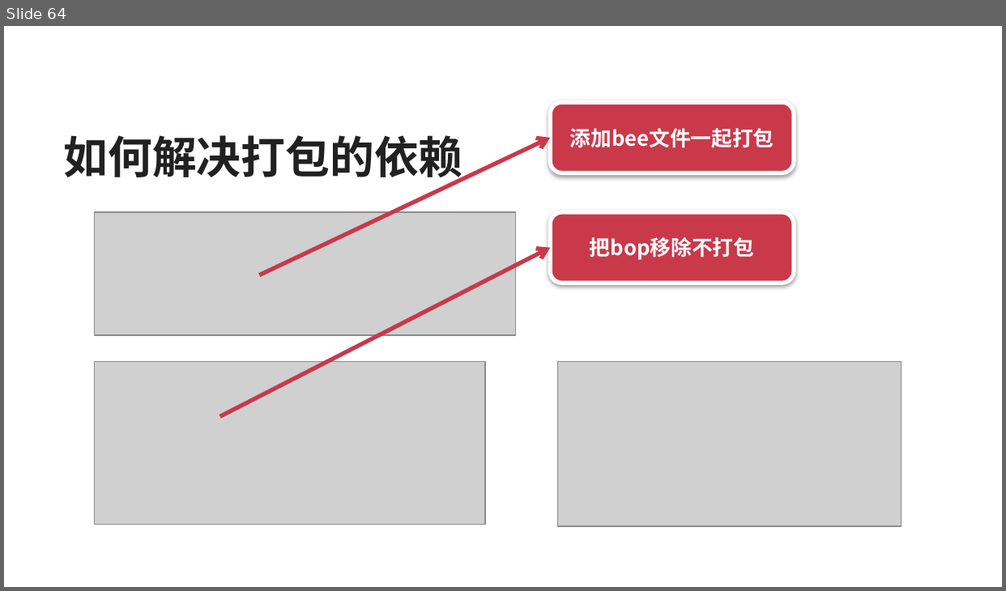
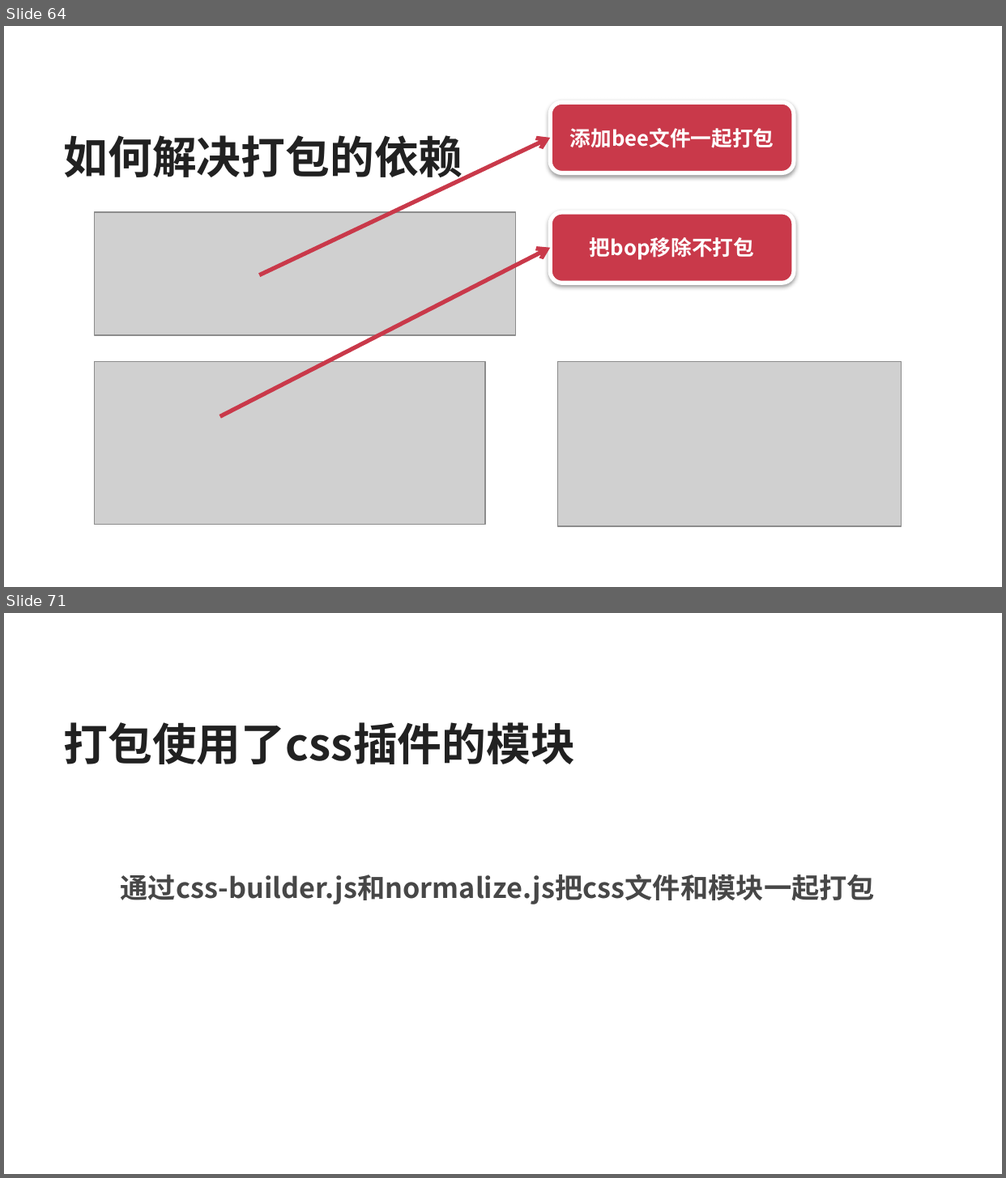
Before and after one commit to silvajs/lecturer, a slide deck: requirejs/doc/requirejs.pptx. Shown one above the other, each under a label of ours: slide 64 before the commit, slides 64 and 71 after it; the slides between them are not shown. The pictures are 1006x591 and 1006x1178 pixels, drawn with LibreOffice and Linux fonts; fonts in the diff are those of the drawing; grey boxes stand for pictures. Boxes give left, top, right and bottom in pixels: in the first picture for what was removed or moved away, otherwise in the second. Text is boxed around its words. In the diff, an @@ line names an element or a change of style, - is before the commit and + after.

```diff
--- a/requirejs/doc/requirejs.pptx
+++ b/requirejs/doc/requirejs.pptx
@@ slide 71 added at (x1=4, y1=613, x2=1002, y2=1174), background #FFFFFF @@
@@ text added at (x1=64, y1=722, x2=575, y2=764), 32 pt, text #212121, bold @@
+打包使用了css插件的模块
@@ text added at (x1=121, y1=874, x2=876, y2=905), 20 pt, text #474747, bold @@
+  通过css-builder.js和normalize.js把css文件和模块一起打包
```
Also in this commit, not shown: 6 other slides added.
